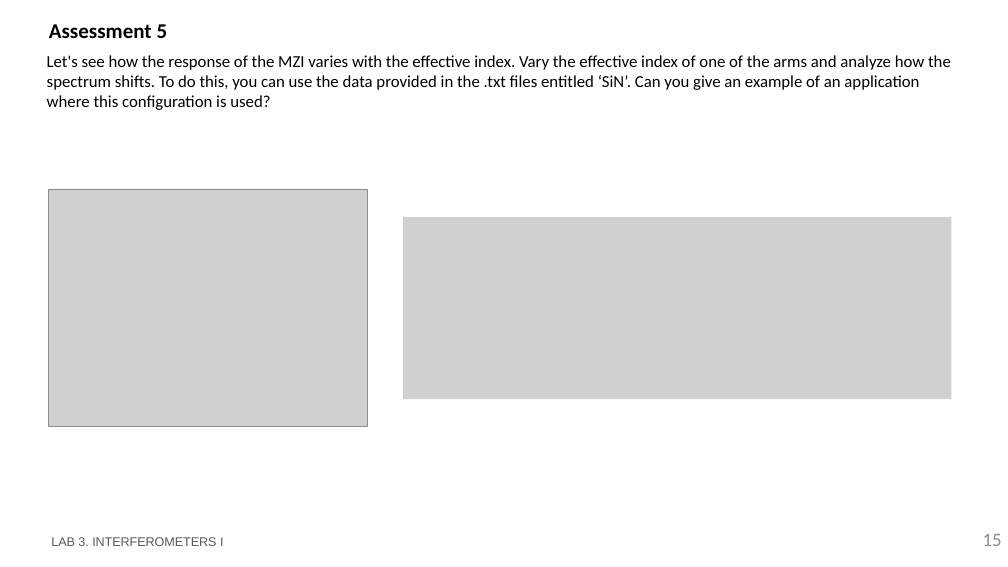
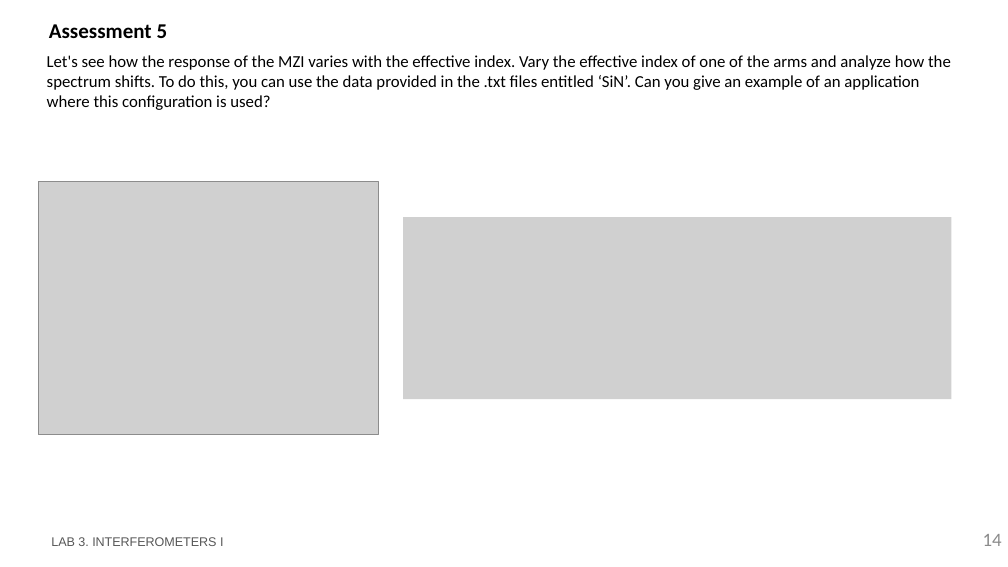
Before and after one commit to snacmuo/pic-upv-lab3, a slide deck: slide 14 of LabBook_3.pptx (slide 15 before the commit). Drawn at 1008x567 pixels with LibreOffice and Linux fonts; fonts in the diff are those of the drawing; grey boxes stand for pictures; background and template pictures are left out. Boxes give left, top, right and bottom in pixels: in the first picture for what was removed or moved away, otherwise in the second. Text is boxed around its words. In the diff, an @@ line names an element or a change of style, - is before the commit and + after.

```diff
--- a/LabBook_3.pptx
+++ b/LabBook_3.pptx
@@ picture: place and size @@
-picture at (49, 189, 368, 426)
+picture at (38, 181, 378, 435)
@@ page number at (983, 534, 1002, 546): text changed @@
-15
+14
```
Also in this commit, not shown: 4 other slides changed, 1 slide removed, 1 other file.
